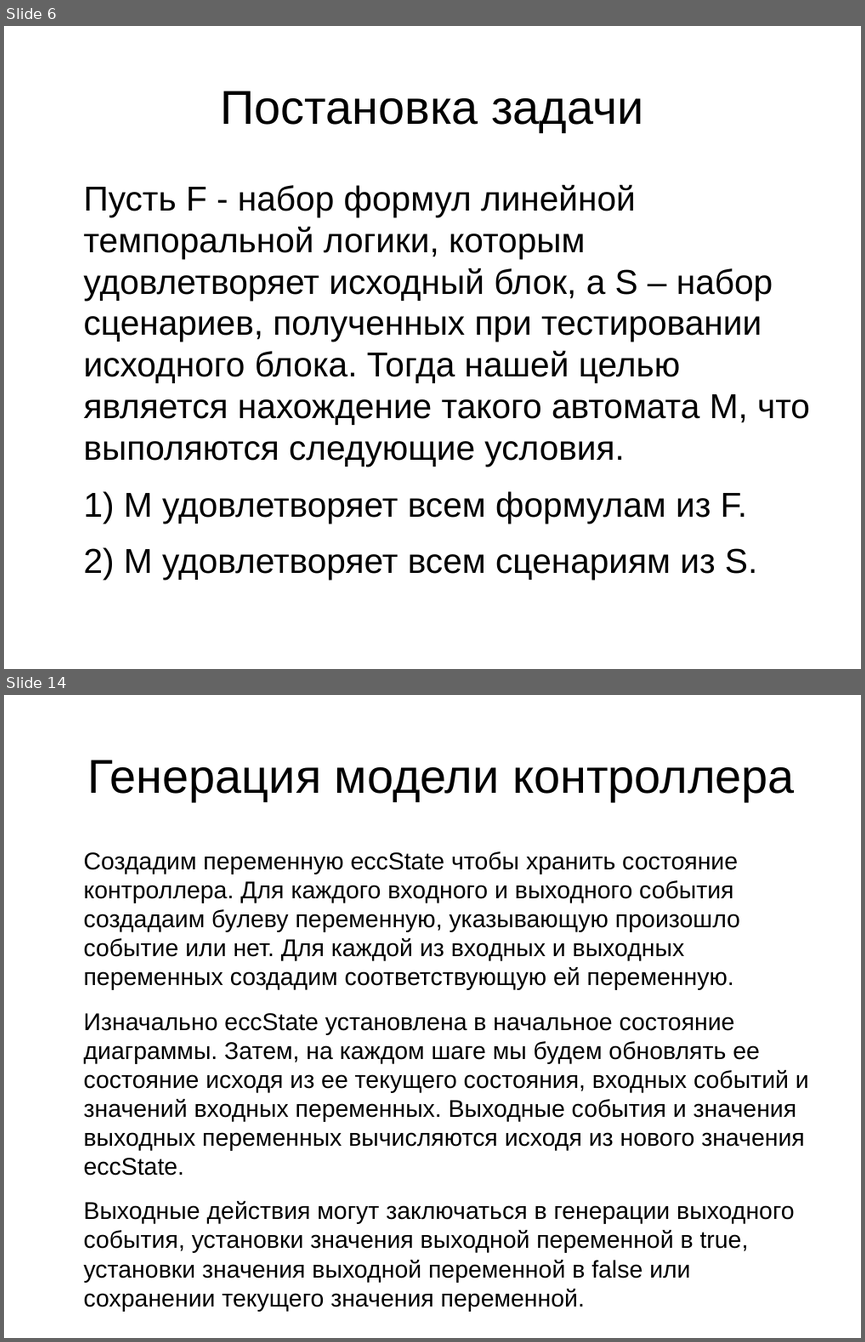
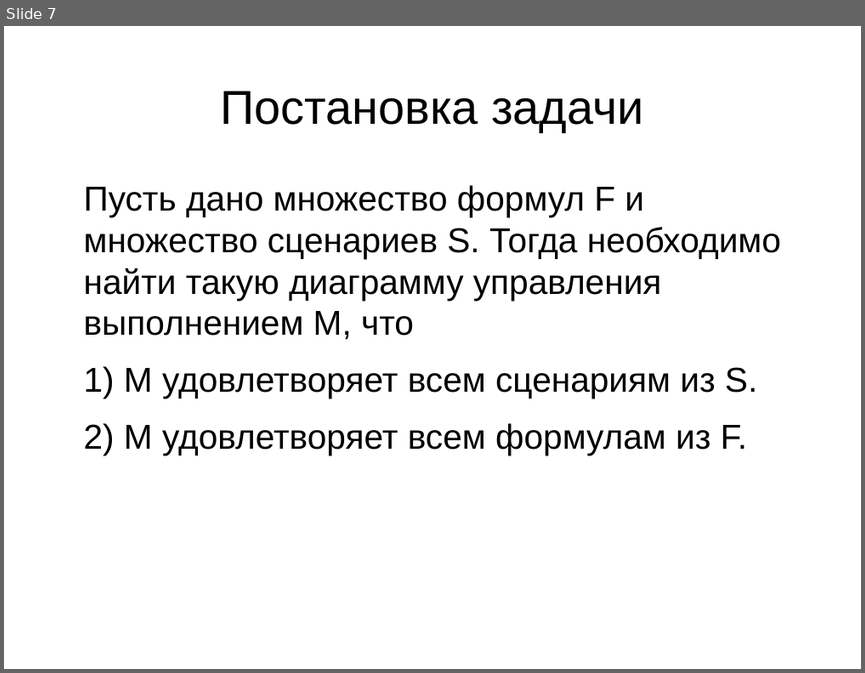
Before and after one commit to V1489Cygni/spec2fb, a slide deck: Presentation.odp. Shown one above the other, each under a label of ours: slides 6 and 14 before the commit, slide 7 after it; the slides between them are not shown. The pictures are 865x1342 and 865x673 pixels, drawn with LibreOffice and Linux fonts; fonts in the diff are those of the drawing. Boxes give left, top, right and bottom in pixels: in the first picture for what was removed or moved away, otherwise in the second. Text is boxed around its words. In the diff, an @@ line names an element or a change of style, - is before the commit and + after.

```diff
--- a/Presentation.odp
+++ b/Presentation.odp
@@ slide 14 removed at (4, 695, 861, 1338), background #FFFFFF @@
@@ title removed at (87, 760, 794, 801) @@
-Генерация модели контроллера
@@ text removed at (84, 851, 809, 1310) @@
-Создадим переменную eccState чтобы хранить состояние контроллера. Для каждого входного и выходного события создадаим булеву переменную, указывающую произошло событие или нет. Для каждой из входных и выходных переменных создадим соответствующую ей переменную.
-Изначально eccState установлена в начальное состояние диаграммы. Затем, на каждом шаге мы будем обновлять ее состояние исходя из ее текущего состояния, входных событий и значений входных переменных. Выходные события и значения выходных переменных вычисляются исходя из нового значения eccState.
-Выходные действия могут заключаться в генерации выходного события, установки значения выходной переменной в true, установки значения выходной переменной в false или сохранении текущего значения переменной.
@@ what was slide 6 is now slide 7 @@
@@ slide 7 changed as well @@
@@ text at (84, 185, 781, 455): text changed @@
-Пусть F - набор формул линейной темпоральной логики, которым удовлетворяет исходный блок, а S – набор сценариев, полученных при тестировании исходного блока. Тогда нашей целью является нахождение такого автомата M, что выполяются следующие условия.
-1) M удовлетворяет всем формулам из F.
-2) M удовлетворяет всем сценариям из S.
+Пусть дано множество формул F и множество сценариев S. Тогда необходимо найти такую диаграмму управления выполнением M, что
+1) M удовлетворяет всем сценариям из S.
+2) M удовлетворяет всем формулам из F.
```
Also in this commit, not shown: 7 other slides changed, 9 slides added, 15 other slides removed, 3 other files.
